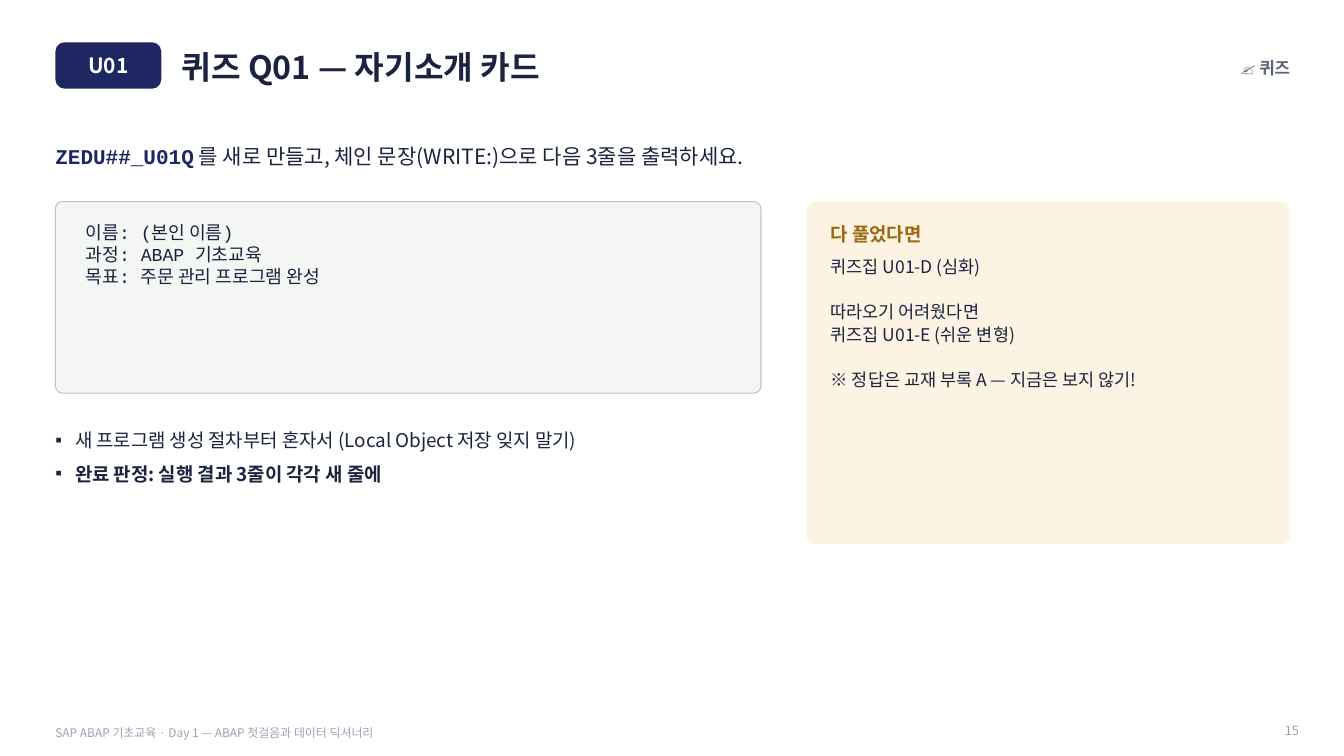
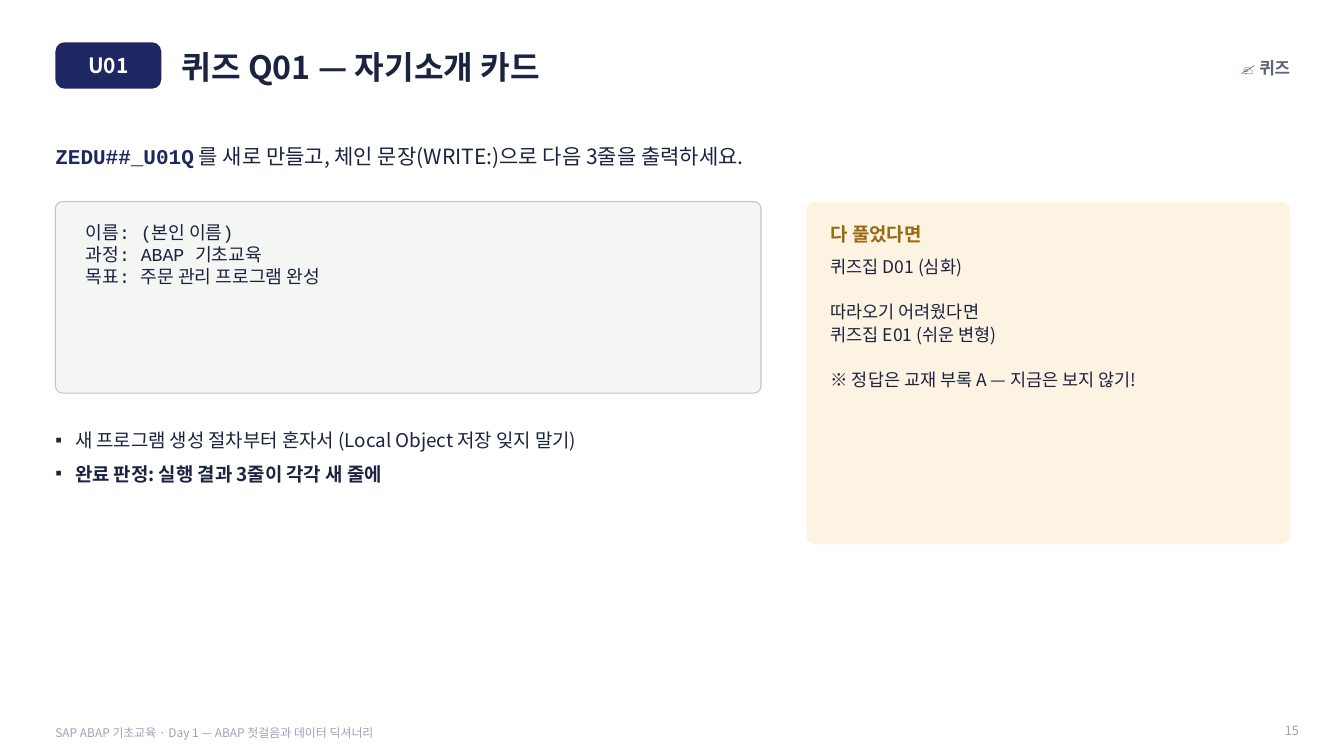
Before and after one commit to qdwe93/abap_beginner_2026, a slide deck: slide 15 of 50_슬라이드/SLIDES_Day1.pptx. Drawn at 1344x756 pixels with LibreOffice and Linux fonts; fonts in the diff are those of the drawing. Boxes give left, top, right and bottom in pixels: in the first picture for what was removed or moved away, otherwise in the second. Text is boxed around its words. In the diff, an @@ line names an element or a change of style, - is before the commit and + after.

```diff
--- a/50_슬라이드/SLIDES_Day1.pptx
+++ b/50_슬라이드/SLIDES_Day1.pptx
@@ text at (831,258,962,277): text changed @@
-퀴즈집 U01-D (심화)
+퀴즈집 D01 (심화)
@@ text at (831,326,996,345): text changed @@
-퀴즈집 U01-E (쉬운 변형)
+퀴즈집 E01 (쉬운 변형)
```
Also in this commit, not shown: 5 other slides changed, 6 other files.
